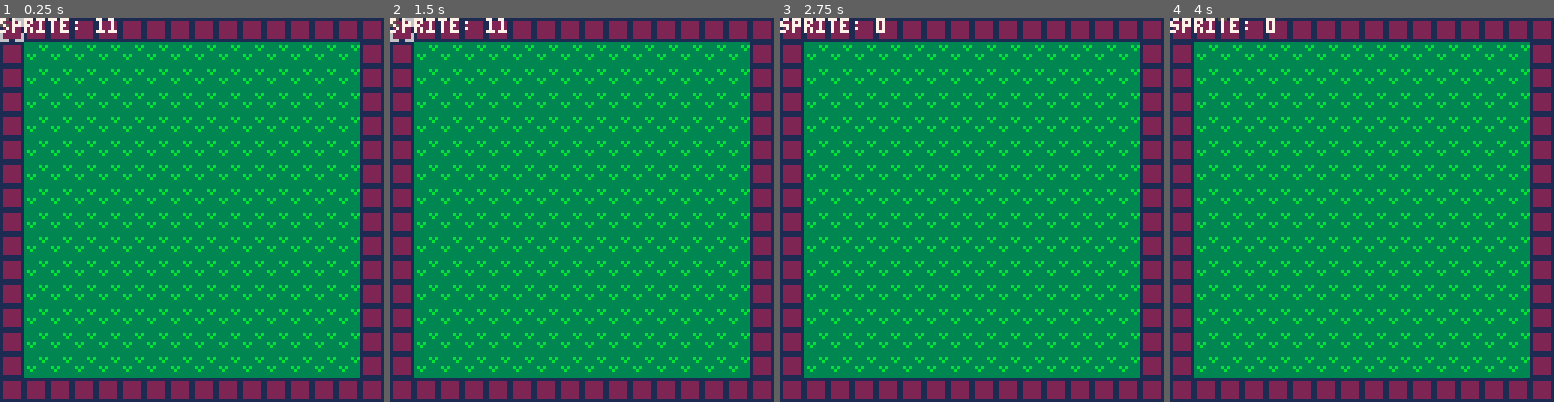
Above: before the commit, frames 1-4 (left to right).
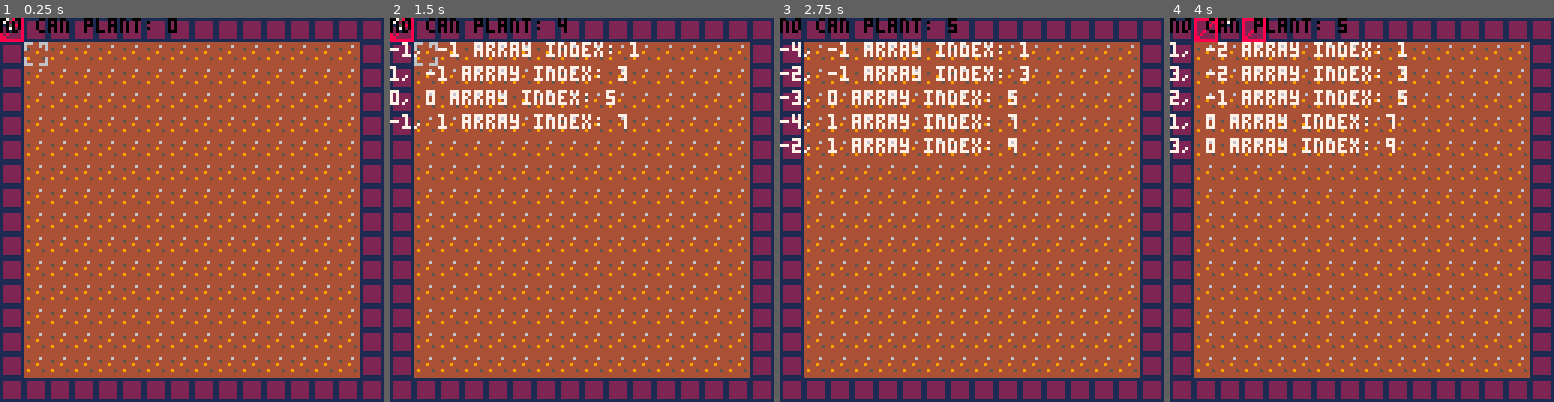
Above: after the commit, the same moments.

Repository: etrizzo/pico8
Game: PICO-8 cartridge SIJ2019/sij2019.p8
Two runs of this game, one before a commit and one after it. Both use one fixed random seed, a clock stepped at 60 frames per second and the inputs below.
Inputs:
- Up to frame 1 (0.25 s): no input
- Up to frame 2 (1.5 s): tap O (Z key) at 0.33, 0.7, 1.43 s; tap X (X key) at 1.07 s
- Up to frame 3 (2.75 s): hold Left 1.97-2.37 s; tap X (X key) at 2.07, 2.4, 2.73 s; tap O (Z key) at 2.22 s; hold Down from 2.42 s (still down)
- Up to frame 4 (4 s): release Down at 2.82 s; hold Right 2.87-3.53 s; tap X (X key) at 3.07, 3.4, 3.73 s; tap O (Z key) at 3.1, 3.98 s; hold Up from 3.58 s (still down)

The runs differ from the first frame. In frame 1, 78% of the frame differs, in the area x 0-94%, y 0-94%; in frame 2, 78%; in frame 3, 78%; in frame 4, 78%.

Commit message:
Flower Placement !!!! (◕ᴗ◕✿)

Diff:
--- a/SIJ2019/sij2019.p8
+++ b/SIJ2019/sij2019.p8
@@ -16,6 +16,17 @@
 	y = 0;
 };
 
+flower = {
+	tiles = {1, 0, 1, 0, 1, 0, 1, 0, 1};
+	sprite = 3;
+}
+
+g_currentflower = flower;
+
+canplant = false;
+
+badtiles = {};
+
 -- variables that need to be reset pre game instance!
 function setglobals()
 	tilecursor.x = 0;
@@ -68,6 +79,68 @@
 --------------------------------------------------------------------------
 function _handleinput()
 	handlecursorinput();
+	if (btnp(4) or btnp(5)) then
+		tryplaceflower();
+    end
+end
+
+--------------------------------------------------------------------------
+function tryplaceflower()
+    if (canplantflowerattile(flower, hovertile)) then
+        plantflower(g_currentflower, hovertile);
+        canplant = true;
+    else
+        canplant = false;
+    end
+end
+
+--------------------------------------------------------------------------
+function canplantflowerattile(flower, tile)
+    -- spriteIndex = gettilesprite(tile.x, tile.y);
+    -- if (isplantable(spriteIndex)) then
+    --     return true
+    -- end
+
+    -- return false;
+
+    badtiles ={};
+    arraypos = 1;
+    for y=tile.y-1, tile.y+1 do
+        for x=tile.x-1, tile.x+1 do
+            spriteindex = gettilesprite(x, y);
+            if ((flower.tiles[arraypos] != 0) and (not isplantable(spriteindex))) then
+                bad = {
+                    tilex = x;
+                    tiley = y;
+                    pos = arraypos
+                }
+                add(badtiles, bad);
+                --return false;
+            end
+            arraypos+=1;
+        end
+    end
+    if (count(badtiles) > 0) then
+      return false;
+    end
+    return true;
+end
+
+
+function plantflower(flower, tile)
+    arraypos = 1;
+    for y=tile.y-1, tile.y+1 do
+        for x=tile.x-1, tile.x+1 do
+            if (flower.tiles[arraypos] != 0) then
+                settilesprite(x, y, flower.sprite);
+            end
+            arraypos+=1;
+        end
+    end
+end
+
+function isplantable(spriteindex)
+    return spriteindex == 5;
 end
 
 --------------------------------------------------------------------------
@@ -99,8 +172,8 @@
 
 --------------------------------------------------------------------------
 function updatehovertile()
-	hovertile.x = tilecursor.x - (tilecursor.x % 8);
-	hovertile.y = tilecursor.y - (tilecursor.y % 8);
+	hovertile.x = (tilecursor.x - (tilecursor.x % 8)) / 8;
+	hovertile.y = (tilecursor.y - (tilecursor.y % 8)) / 8;
 end
 
 --------------------------------------------------------------------------
@@ -111,6 +184,18 @@
     if(gamestate == "attract") attractrender();
     if(gamestate == "playing") playingrender();
     if(gamestate == "victory") victoryrender();
+
+    if (canplant) then
+        printui("can plant", 0, 0, 3);
+    else
+        printui("no can plant: " .. tostr(count(badtiles)), 0, 0, 0);
+
+        y = 8;
+        for tile in all (badtiles) do
+            printui(tile.tilex .. ", " .. tile.tiley .. " array index: " .. tile.pos, 0, y);
+            y+=8;
+        end
+    end
 end
 
 --------------------------------------------------------------------------
@@ -133,11 +218,34 @@
 function drawcursor()
 	--draw the tile cursor
 
-	printui("sprite: " .. tostr(gettilesprite(hovertile.x / 8, hovertile.y / 8)));
-	spr(15, hovertile.x, hovertile.y);
-
-	--draw the mouse position
-	spr(13, tilecursor.x, tilecursor.y);
+
+    arraypos = 1;
+    canplace = true;
+    for y=hovertile.y-1, hovertile.y+1 do
+        for x=hovertile.x-1, hovertile.x+1 do
+            if (flower.tiles[arraypos] != 0) then
+
+                spriteindex = gettilesprite(x, y);
+                if (isplantable(spriteindex)) then
+                    spr(15, x * 8, y * 8);
+                else
+                    spr(31, x * 8, y * 8);
+                    canplace = false;
+                end
+            end
+            arraypos+=1;
+        end
+    end
+
+
+    --draw the mouse position
+    if (canplace) then
+        --pal(1, 3);
+        pal(7, 11);
+    end
+    spr(13, tilecursor.x, tilecursor.y);
+
+    pal();
 end
 
 --------------------------------------------------------------------------
@@ -222,30 +330,41 @@
 
 -- hello qtie
 __gfx__
-00000000555555550000000088888888000000004444444400000000555555150000000033333333000000001111111100000000775000000000000066600666
-00000000500000050000000080000008000000004444464400000000111111110000000033333b3b000000001222222100000000750000000000000060000006
-007007005000000500000000800eee080000000045444444000000005551555500000000333333b3000000001222222100000000505000000000000060000006
-000770005090009500000000800e0008000000004444944400000000555155550000000033333333000000001222222100000000000000000000000000000000
-000770005090909500000000800ee00800000000444444440000000011111111000000003b3b3333000000001222222100000000000000000000000000000000
+00000000555555550000000088888888000000004444444400000000555555150000000033333333000000001111111100000000777500000000000066600666
+00000000500000050000000080000008000000004444464400000000111111110000000033333b3b000000001222222100000000775000000000000060000006
+007007005000000500000000800eee080000000045444444000000005551555500000000333333b3000000001222222100000000717500000000000060000006
+000770005090009500000000800e0008000000004444944400000000555155550000000033333333000000001222222100000000101700000000000000000000
+000770005090909500000000800ee00800000000444444440000000011111111000000003b3b3333000000001222222100000000000100000000000000000000
 007007005099999500000000800e0008000000004944445400000000515555150000000033b33333000000001222222100000000000000000000000060000006
 00000000500000050000000080000008000000004444444400000000515555150000000033333333000000001222222100000000000000000000000060000006
 00000000555555550000000088888888000000004444444400000000111111110000000033333333000000001111111100000000000000000000000066600666
+00000000000000000000000000000000000000000000000000000000000000000000000000000000000000000000000000000000000000000000000088888888
+00000000000000000000000000000000000000000000000000000000000000000000000000000000000000000000000000000000000000000000000080000088
+00000000000000000000000000000000000000000000000000000000000000000000000000000000000000000000000000000000000000000000000080000808
+00000000000000000000000000000000000000000000000000000000000000000000000000000000000000000000000000000000000000000000000080008008
+00000000000000000000000000000000000000000000000000000000000000000000000000000000000000000000000000000000000000000000000080080008
+00000000000000000000000000000000000000000000000000000000000000000000000000000000000000000000000000000000000000000000000080800008
+00000000000000000000000000000000000000000000000000000000000000000000000000000000000000000000000000000000000000000000000088000008
+00000000000000000000000000000000000000000000000000000000000000000000000000000000000000000000000000000000000000000000000088888888
+__gff__
+0000000000010000000000000000000000000000000000000000000000000000000000000000000000000000000000000000000000000000000000000000000000000000000000000000000000000000000000000000000000000000000000000000000000000000000000000000000000000000000000000000000000000000
+0000000000000000000000000000000000000000000000000000000000000000000000000000000000000000000000000000000000000000000000000000000000000000000000000000000000000000000000000000000000000000000000000000000000000000000000000000000000000000000000000000000000000000
 __map__
 0b0b0b0b0b0b0b0b0b0b0b0b0b0b0b0b0b0b0b0b0b0b0b0b0b0b0b0b0b0b0b0b0b0b0b0b0b0b0b0b0b0b0b0b0b0b0b0b0b0b0b0b0b0b0b0b0b0b0b0b0b0b0b0b0b0b0b0b0b0b0b0b0b0b0b0b0b0b0b0b000000000000000000000000000000000000000000000000000000000000000000000000000000000000000000000000
-0b09090909090909090909090909090b0b00000000000000000000000000000b0b00000000000000000000000000000b0b00000000000000000000000000000b0b00000000000000000000000000000b000000000000000000000000000000000000000000000000000000000000000000000000000000000000000000000000
-0b09090909090909090909090909090b0b00000000000000000000000000000b0b00000000000000000000000000000b0b00000000000000000000000000000b0b00000000000000000000000000000b000000000000000000000000000000000000000000000000000000000000000000000000000000000000000000000000
-0b09090909090909090909090909090b0b00000000000000000000000000000b0b00000000000000000000000000000b0b00000000000000000000000000000b0b00000000000000000000000000000b000000000000000000000000000000000000000000000000000000000000000000000000000000000000000000000000
-0b09090909090909090909090909090b0b00000000000000000000000000000b0b00000000000000000000000000000b0b00000000000000000000000000000b0b00000000000000000000000000000b000000000000000000000000000000000000000000000000000000000000000000000000000000000000000000000000
-0b09090909090909090909090909090b0b00000000000000000000000000000b0b00000000000000000000000000000b0b00000000000000000000000000000b0b00000000000000000000000000000b000000000000000000000000000000000000000000000000000000000000000000000000000000000000000000000000
-0b09090909090909090909090909090b0b00000000000000000000000000000b0b00000000000000000000000000000b0b00000000000000000000000000000b0b00000000000000000000000000000b000000000000000000000000000000000000000000000000000000000000000000000000000000000000000000000000
-0b09090909090909090909090909090b0b00000000000000000000000000000b0b00000000000000000000000000000b0b00000000000000000000000000000b0b00000000000000000000000000000b000000000000000000000000000000000000000000000000000000000000000000000000000000000000000000000000
-0b09090909090909090909090909090b0b00000000000000000000000000000b0b00000000000000000000000000000b0b00000000000000000000000000000b0b00000000000000000000000000000b000000000000000000000000000000000000000000000000000000000000000000000000000000000000000000000000
-0b09090909090909090909090909090b0b00000000000000000000000000000b0b00000000000000000000000000000b0b00000000000000000000000000000b0b00000000000000000000000000000b000000000000000000000000000000000000000000000000000000000000000000000000000000000000000000000000
-0b09090909090909090909090909090b0b00000000000000000000000000000b0b00000000000000000000000000000b0b00000000000000000000000000000b0b00000000000000000000000000000b000000000000000000000000000000000000000000000000000000000000000000000000000000000000000000000000
-0b09090909090909090909090909090b0b00000000000000000000000000000b0b00000000000000000000000000000b0b00000000000000000000000000000b0b00000000000000000000000000000b000000000000000000000000000000000000000000000000000000000000000000000000000000000000000000000000
-0b09090909090909090909090909090b0b00000000000000000000000000000b0b00000000000000000000000000000b0b00000000000000000000000000000b0b00000000000000000000000000000b000000000000000000000000000000000000000000000000000000000000000000000000000000000000000000000000
-0b09090909090909090909090909090b0b00000000000000000000000000000b0b00000000000000000000000000000b0b00000000000000000000000000000b0b00000000000000000000000000000b000000000000000000000000000000000000000000000000000000000000000000000000000000000000000000000000
-0b09090909090909090909090909090b0b00000000000000000000000000000b0b00000000000000000000000000000b0b00000000000000000000000000000b0b00000000000000000000000000000b000000000000000000000000000000000000000000000000000000000000000000000000000000000000000000000000
+0b05050505050505050505050505050b0b00000000000000000000000000000b0b00000000000000000000000000000b0b00000000000000000000000000000b0b00000000000000000000000000000b000000000000000000000000000000000000000000000000000000000000000000000000000000000000000000000000
+0b05050505050505050505050505050b0b00000000000000000000000000000b0b00000000000000000000000000000b0b00000000000000000000000000000b0b00000000000000000000000000000b000000000000000000000000000000000000000000000000000000000000000000000000000000000000000000000000
+0b05050505050505050505050505050b0b00000000000000000000000000000b0b00000000000000000000000000000b0b00000000000000000000000000000b0b00000000000000000000000000000b000000000000000000000000000000000000000000000000000000000000000000000000000000000000000000000000
+0b05050505050505050505050505050b0b00000000000000000000000000000b0b00000000000000000000000000000b0b00000000000000000000000000000b0b00000000000000000000000000000b000000000000000000000000000000000000000000000000000000000000000000000000000000000000000000000000
+0b05050505050505050505050505050b0b00000000000000000000000000000b0b00000000000000000000000000000b0b00000000000000000000000000000b0b00000000000000000000000000000b000000000000000000000000000000000000000000000000000000000000000000000000000000000000000000000000
+0b05050505050505050505050505050b0b00000000000000000000000000000b0b00000000000000000000000000000b0b00000000000000000000000000000b0b00000000000000000000000000000b000000000000000000000000000000000000000000000000000000000000000000000000000000000000000000000000
+0b05050505050505050505050505050b0b00000000000000000000000000000b0b00000000000000000000000000000b0b00000000000000000000000000000b0b00000000000000000000000000000b000000000000000000000000000000000000000000000000000000000000000000000000000000000000000000000000
+0b05050505050505050505050505050b0b00000000000000000000000000000b0b00000000000000000000000000000b0b00000000000000000000000000000b0b00000000000000000000000000000b000000000000000000000000000000000000000000000000000000000000000000000000000000000000000000000000
+0b05050505050505050505050505050b0b00000000000000000000000000000b0b00000000000000000000000000000b0b00000000000000000000000000000b0b00000000000000000000000000000b000000000000000000000000000000000000000000000000000000000000000000000000000000000000000000000000
+0b05050505050505050505050505050b0b00000000000000000000000000000b0b00000000000000000000000000000b0b00000000000000000000000000000b0b00000000000000000000000000000b000000000000000000000000000000000000000000000000000000000000000000000000000000000000000000000000
+0b05050505050505050505050505050b0b00000000000000000000000000000b0b00000000000000000000000000000b0b00000000000000000000000000000b0b00000000000000000000000000000b000000000000000000000000000000000000000000000000000000000000000000000000000000000000000000000000
+0b05050505050505050505050505050b0b00000000000000000000000000000b0b00000000000000000000000000000b0b00000000000000000000000000000b0b00000000000000000000000000000b000000000000000000000000000000000000000000000000000000000000000000000000000000000000000000000000
+0b05050505050505050505050505050b0b00000000000000000000000000000b0b00000000000000000000000000000b0b00000000000000000000000000000b0b00000000000000000000000000000b000000000000000000000000000000000000000000000000000000000000000000000000000000000000000000000000
+0b05050505050505050505050505050b0b00000000000000000000000000000b0b00000000000000000000000000000b0b00000000000000000000000000000b0b00000000000000000000000000000b000000000000000000000000000000000000000000000000000000000000000000000000000000000000000000000000
 0b0b0b0b0b0b0b0b0b0b0b0b0b0b0b0b0b0b0b0b0b0b0b0b0b0b0b0b0b0b0b0b0b0b0b0b0b0b0b0b0b0b0b0b0b0b0b0b0b0b0b0b0b0b0b0b0b0b0b0b0b0b0b0b0b0b0b0b0b0b0b0b0b0b0b0b0b0b0b0b000000000000000000000000000000000000000000000000000000000000000000000000000000000000000000000000
 0b0b0b0b0b0b0b0b0b0b0b0b0b0b0b0b0b000000000000000000000000000000000000000000000000000000000000000000000000000000000000000000000000000000000000000000000000000000000000000000000000000000000000000000000000000000000000000000000000000000000000000000000000000000
 0b00000000000000000000000000000b0b000000000000000000000000000000000000000000000000000000000000000000000000000000000000000000000000000000000000000000000000000000000000000000000000000000000000000000000000000000000000000000000000000000000000000000000000000000
